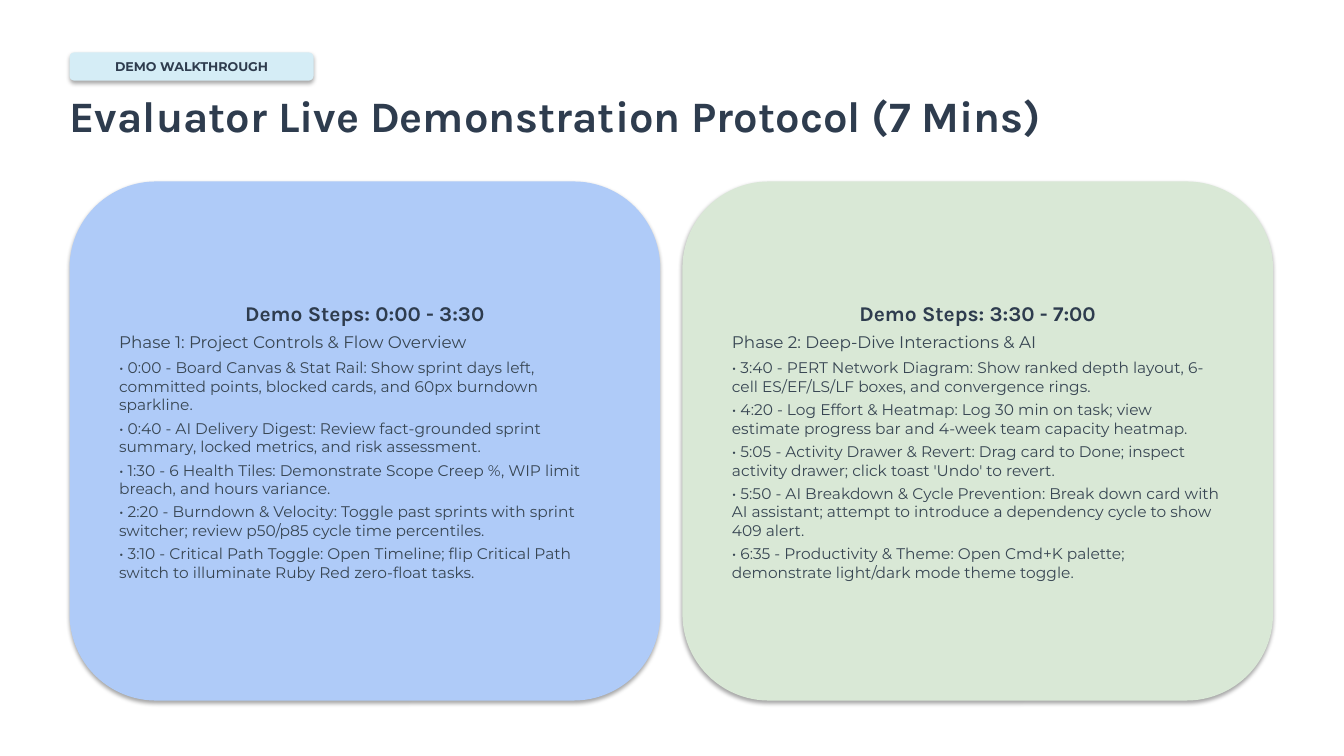
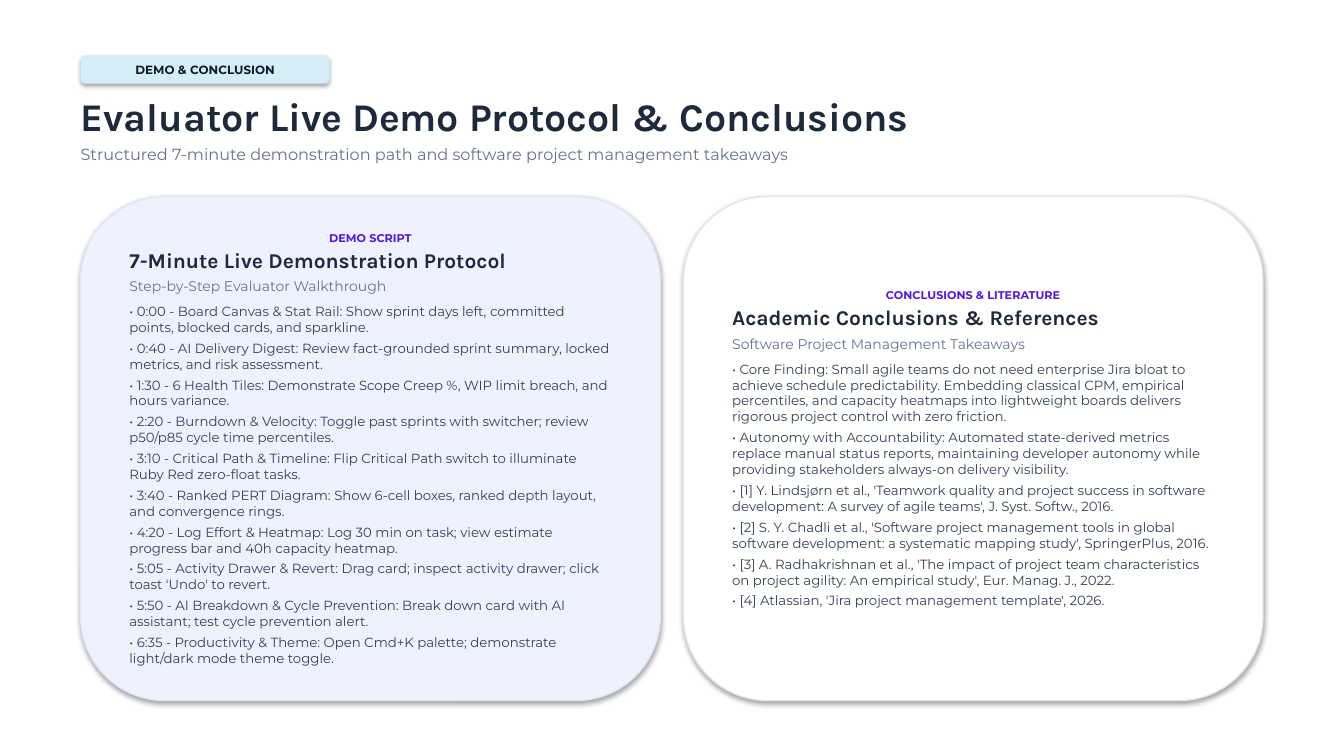
Before and after one commit to S-creator31/Pulseboard, a slide deck: slide 20 of PulseBoard_Final_Defense.pptx (slide 24 before the commit). Drawn at 1344x756 pixels with LibreOffice and Linux fonts; fonts in the diff are those of the drawing. Boxes give left, top, right and bottom in pixels: in the first picture for what was removed or moved away, otherwise in the second. Text is boxed around its words. In the diff, an @@ line names an element or a change of style, - is before the commit and + after.

```diff
--- a/PulseBoard_Final_Defense.pptx
+++ b/PulseBoard_Final_Defense.pptx
@@ rounded rectangle "DEMO & CONCLUSION" resized from (x1=70, y1=52, x2=314, y2=81) to (x1=81, y1=55, x2=330, y2=84) @@
@@ text in rounded rectangle at (x1=135, y1=65, x2=275, y2=74): text changed; size 9 to 8.5 pt; text colour #2E3C4E to #0F172A @@
-DEMO WALKTHROUGH
+DEMO & CONCLUSION
@@ text at (x1=81, y1=103, x2=908, y2=163): text changed; size 31 to 11.5 pt; font Karla to Montserrat; text colour #2E3C4E to #64748B; bold off @@
-Evaluator Live Demonstration Protocol (7 Mins)
+Evaluator Live Demo Protocol & Conclusions
+Structured 7-minute demonstration path and software project management takeaways
@@ rounded rectangle "DEMO SCRIPT" resized from (x1=70, y1=181, x2=660, y2=701) to (x1=81, y1=197, x2=660, y2=701) @@
@@ rounded rectangle "DEMO SCRIPT" at (x1=81, y1=197, x2=660, y2=701): fill #AFCBF8 to #EEF2FF; outline none to #E2E8F0 1 pt @@
@@ rounded rectangle "CONCLUSIONS & LITERATURE" resized from (x1=683, y1=181, x2=1273, y2=701) to (x1=684, y1=197, x2=1263, y2=701) @@
@@ rounded rectangle "CONCLUSIONS & LITERATURE" at (x1=684, y1=197, x2=1263, y2=701): fill #D9E8D6 to #FFFFFF; outline none to #E2E8F0 1 pt @@
@@ text in rounded rectangle at (x1=129, y1=234, x2=565, y2=335): text changed; size 11 to 9.5 pt; text colour #384653 to #334155 @@
-Demo Steps: 0:00 - 3:30
-Phase 1: Project Controls & Flow Overview
-• 0:00 - Board Canvas & Stat Rail: Show sprint days left, committed points, blocked cards, and 60px burndown sparkline.
+DEMO SCRIPT
+7-Minute Live Demonstration Protocol
+Step-by-Step Evaluator Walkthrough
+• 0:00 - Board Canvas & Stat Rail: Show sprint days left, committed points, blocked cards, and sparkline.
@@ text in rounded rectangle at (x1=732, y1=291, x2=1208, y2=608): text changed; size 11 to 9.5 pt; text colour #384653 to #334155 @@
-Demo Steps: 3:30 - 7:00
-Phase 2: Deep-Dive Interactions & AI
-• 3:40 - PERT Network Diagram: Show ranked depth layout, 6-cell ES/EF/LS/LF boxes, and convergence rings.
-• 4:20 - Log Effort & Heatmap: Log 30 min on task; view estimate progress bar and 4-week team capacity heatmap.
-• 5:05 - Activity Drawer & Revert: Drag card to Done; inspect activity drawer; click toast 'Undo' to revert.
-• 5:50 - AI Breakdown & Cycle Prevention: Break down card with AI assistant; attempt to introduce a dependency cycle to show 409 alert.
-• 6:35 - Productivity & Theme: Open Cmd+K palette; demonstrate light/dark mode theme toggle.
+CONCLUSIONS & LITERATURE
+Academic Conclusions & References
+Software Project Management Takeaways
+• Core Finding: Small agile teams do not need enterprise Jira bloat to achieve schedule predictability. Embedding classical CPM, empirical percentiles, and capacity heatmaps into lightweight boards delivers rigorous project control with zero friction.
+• Autonomy with Accountability: Automated state-derived metrics replace manual status reports, maintaining developer autonomy while providing stakeholders always-on delivery visibility.
+• [1] Y. Lindsjørn et al., 'Teamwork quality and project success in software development: A survey of agile teams', J. Syst. Softw., 2016.
+• [2] S. Y. Chadli et al., 'Software project management tools in global software development: a systematic mapping study', SpringerPlus, 2016.
+• [3] A. Radhakrishnan et al., 'The impact of project team characteristics on project agility: An empirical study', Eur. Manag. J., 2022.
+• [4] Atlassian, 'Jira project management template', 2026.
@@ text in rounded rectangle at (x1=129, y1=343, x2=609, y2=405): size 11 to 9.5 pt, text colour #384653 to #334155 in "• 0:40 - AI Delivery Digest: Review ...", "• 1:30 - 6 Health Tiles: Demonstrate ..." @@
@@ text in rounded rectangle at (x1=129, y1=416, x2=599, y2=666): text changed; size 11 to 9.5 pt; text colour #384653 to #334155 @@
-• 2:20 - Burndown & Velocity: Toggle past sprints with sprint switcher; review p50/p85 cycle time percentiles.
-• 3:10 - Critical Path Toggle: Open Timeline; flip Critical Path switch to illuminate Ruby Red zero-float tasks.
+• 2:20 - Burndown & Velocity: Toggle past sprints with switcher; review p50/p85 cycle time percentiles.
+• 3:10 - Critical Path & Timeline: Flip Critical Path switch to illuminate Ruby Red zero-float tasks.
+• 3:40 - Ranked PERT Diagram: Show 6-cell boxes, ranked depth layout, and convergence rings.
+• 4:20 - Log Effort & Heatmap: Log 30 min on task; view estimate progress bar and 40h capacity heatmap.
+• 5:05 - Activity Drawer & Revert: Drag card; inspect activity drawer; click toast 'Undo' to revert.
+• 5:50 - AI Breakdown & Cycle Prevention: Break down card with AI assistant; test cycle prevention alert.
+• 6:35 - Productivity & Theme: Open Cmd+K palette; demonstrate light/dark mode theme toggle.
```
Also in this commit, not shown: 14 other slides changed, 5 slides added, 10 slides removed, 1 other file.
